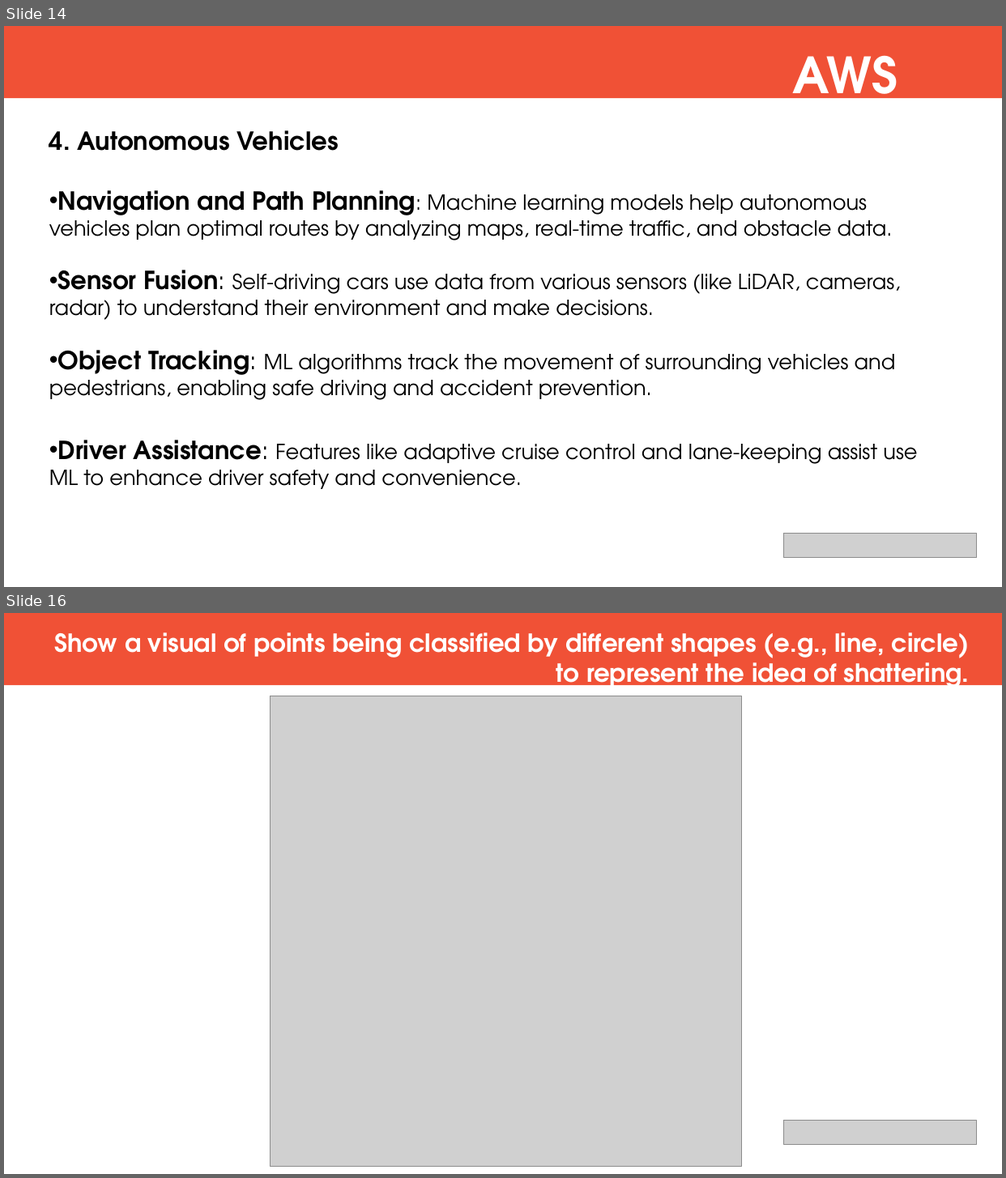
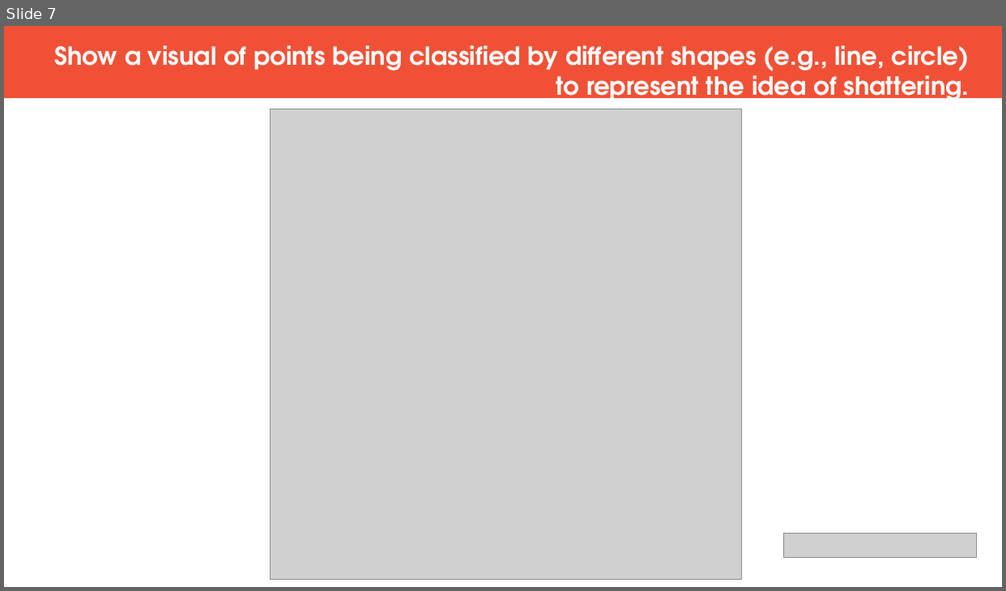
Before and after one commit to prabhaadevi123/IT-FACEPREP, a slide deck: MACHINE LEARNING PPT.pptx. Shown one above the other, each under a label of ours: slides 14 and 16 before the commit, slide 7 after it; the slides between them are not shown. The pictures are 1006x1178 and 1006x591 pixels, drawn with LibreOffice and Linux fonts; fonts in the diff are those of the drawing; grey boxes stand for pictures. Boxes give left, top, right and bottom in pixels: in the first picture for what was removed or moved away, otherwise in the second. Text is boxed around its words. In the diff, an @@ line names an element or a change of style, - is before the commit and + after.

```diff
--- a/MACHINE LEARNING PPT.pptx
+++ b/MACHINE LEARNING PPT.pptx
@@ slide 14 removed at <box>4,26,1002,587</box>, background #FFFFFF @@
@@ rectangle removed at <box>4,26,1002,99</box> @@
@@ text removed at <box>793,55,898,114</box> @@
-AWS
@@ text removed at <box>49,130,917,489</box> @@
-4. Autonomous Vehicles
-• Navigation and Path Planning: Machine learning models help autonomous vehicles plan optimal routes by analyzing maps, real-time traffic, and obstacle data.
-• Sensor Fusion: Self-driving cars use data from various sensors (like LiDAR, cameras, radar) to understand their environment and make decisions.
-• Object Tracking: ML algorithms track the movement of surrounding vehicles and pedestrians, enabling safe driving and accident prevention.
-• Driver Assistance: Features like adaptive cruise control and lane-keeping assist use ML to enhance driver safety and convenience.
@@ picture removed at <box>784,534,978,558</box> @@
@@ what was slide 16 is now slide 7 @@
```
Also in this commit, not shown: 4 slides changed, 11 slides added, 8 other slides removed.
